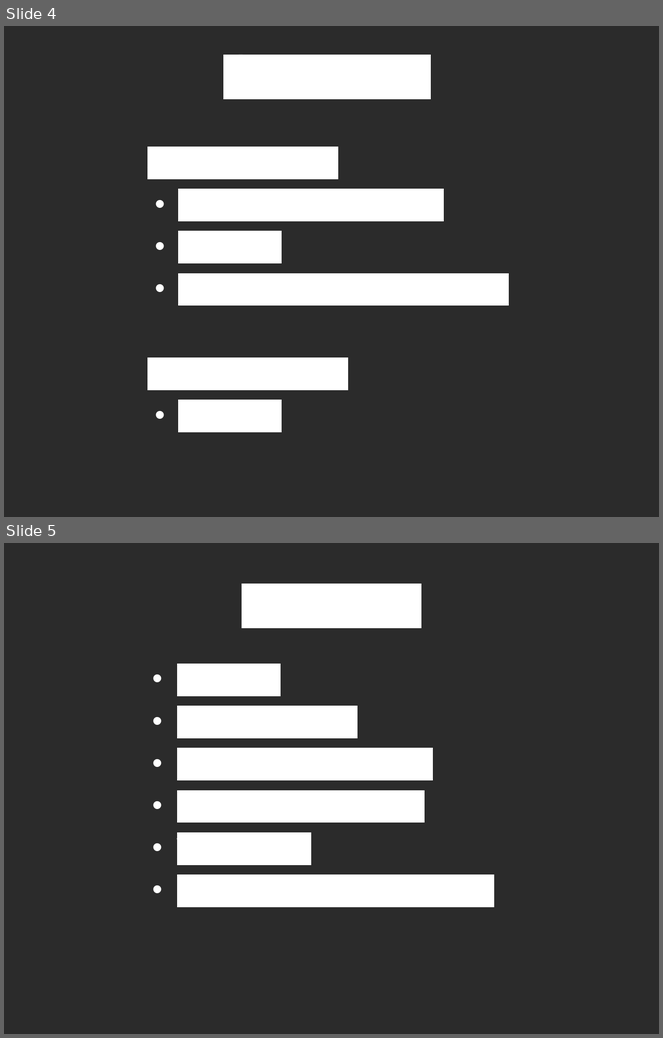
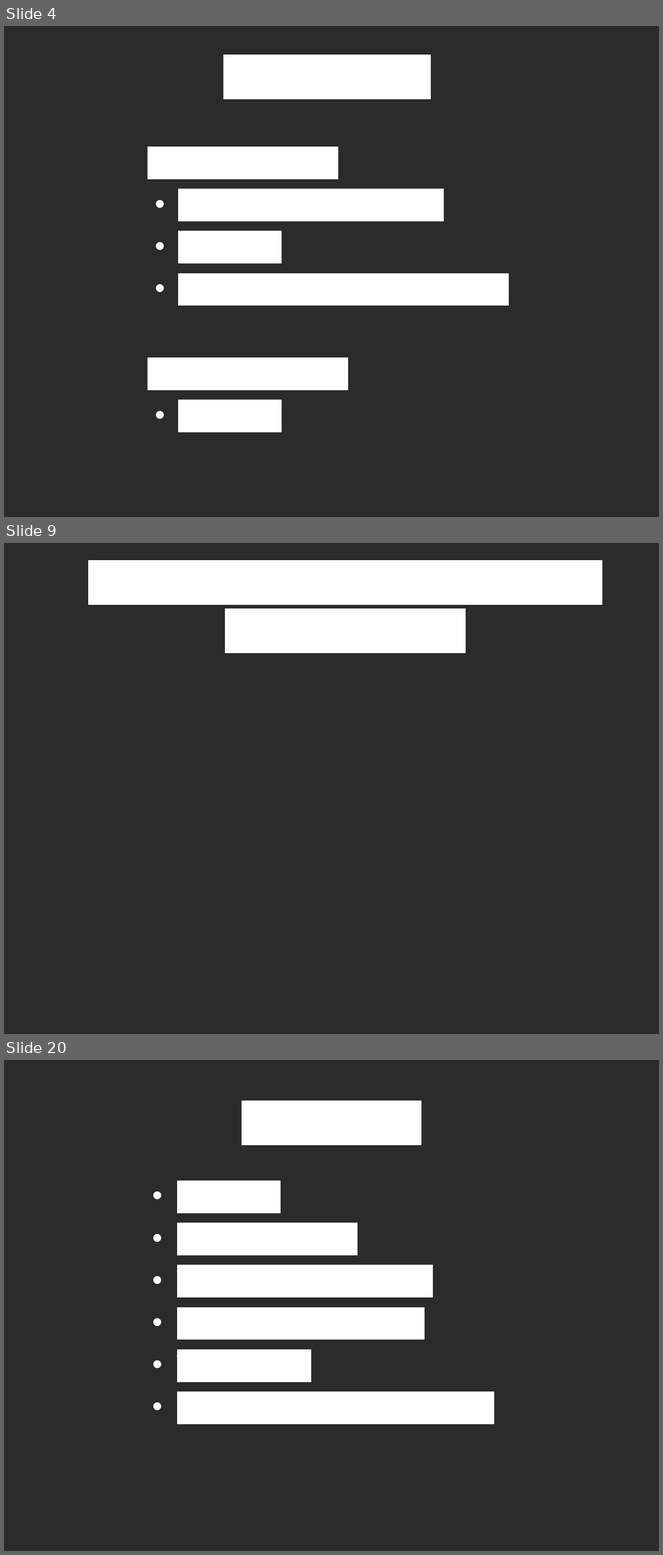
Before and after one commit to vilgefortz/fcl, a slide deck: doc/seminarium/prezentacja_seminarium.odp. Shown one above the other, each under a label of ours: slides 4 and 5 before the commit, slides 4, 9 and 20 after it; the slides between them are not shown. The pictures are 663x1038 and 663x1555 pixels, drawn with LibreOffice and Linux fonts; fonts in the diff are those of the drawing; background and template pictures are left out; a plain dark background stands for a picture behind light text. Boxes give left, top, right and bottom in pixels: in the first picture for what was removed or moved away, otherwise in the second. Text is boxed around its words. In the diff, an @@ line names an element or a change of style, - is before the commit and + after.

```diff
--- a/doc/seminarium/prezentacja_seminarium.odp
+++ b/doc/seminarium/prezentacja_seminarium.odp
@@ slide 9 added at (x1=4, y1=543, x2=659, y2=1034), background picture (left out) @@
@@ title added at (x1=88, y1=560, x2=601, y2=653), 44 pt, text #FFFFFF @@
+Przykładowy system rozmyty
+w języku FCL
@@ what was slide 5 is now slide 20 @@
```
Also in this commit, not shown: 13 slides changed, 2 other slides added, 3 slides removed, 5 other files.
